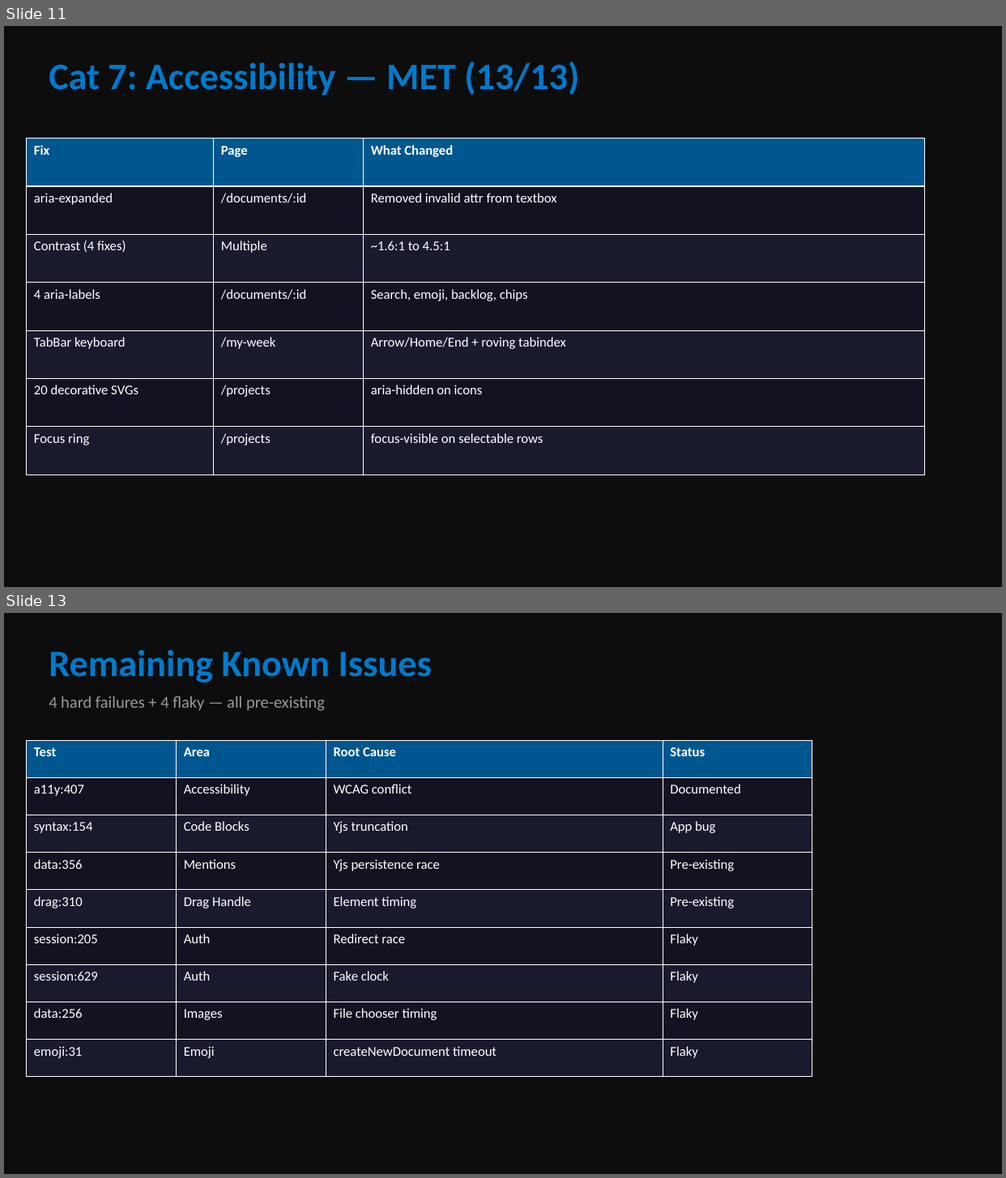
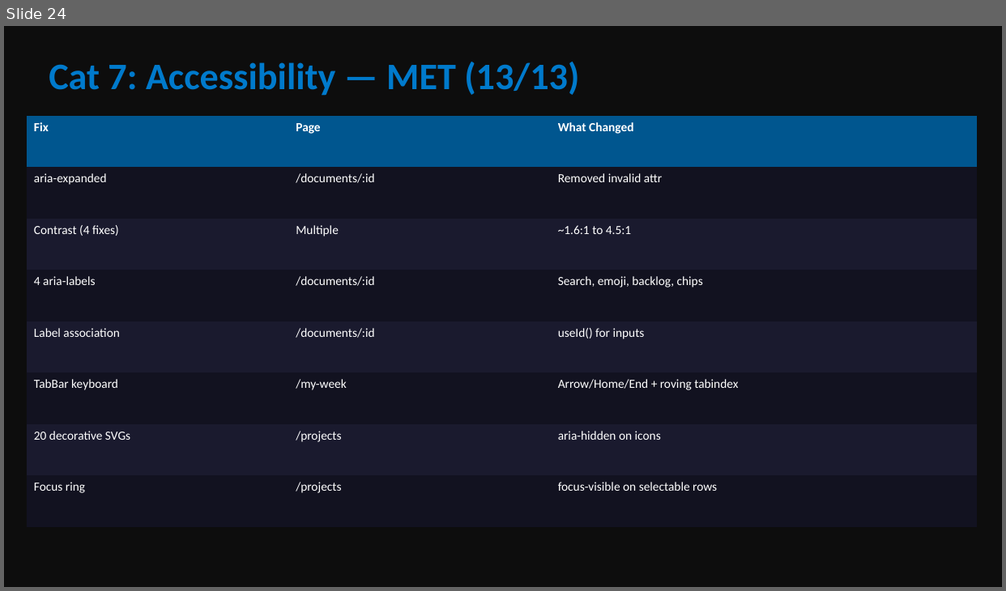
Before and after one commit to fsyeddev-a11y/ShipShape, a slide deck: docs/ShipShape-Final-Presentation.pptx. Shown one above the other, each under a label of ours: slides 11 and 13 before the commit, slide 24 after it; the slides between them are not shown. The pictures are 1006x1178 and 1006x591 pixels, drawn with LibreOffice and Linux fonts; fonts in the diff are those of the drawing. Boxes give left, top, right and bottom in pixels: in the first picture for what was removed or moved away, otherwise in the second. Text is boxed around its words. In the diff, an @@ line names an element or a change of style, - is before the commit and + after.

```diff
--- a/docs/ShipShape-Final-Presentation.pptx
+++ b/docs/ShipShape-Final-Presentation.pptx
@@ slide 13 removed at <box>4,613,1002,1174</box>, background #0D0D0D @@
@@ text removed at <box>49,649,432,683</box> @@
-Remaining Known Issues
@@ text removed at <box>49,696,325,711</box> @@
-4 hard failures + 4 flaky — all pre-existing
@@ table removed at <box>27,740,812,1077</box>, 9 rows, 4 columns @@
-Test | Area | Root Cause | Status
-a11y:407 | Accessibility | WCAG conflict | Documented
-syntax:154 | Code Blocks | Yjs truncation | App bug
-data:356 | Mentions | Yjs persistence race | Pre-existing
-drag:310 | Drag Handle | Element timing | Pre-existing
-session:205 | Auth | Redirect race | Flaky
-session:629 | Auth | Fake clock | Flaky
-data:256 | Images | File chooser timing | Flaky
-emoji:31 | Emoji | createNewDocument timeout | Flaky
@@ what was slide 11 is now slide 24 @@
@@ slide 24 changed as well @@
@@ table at <box>27,116,978,527</box> @@
-row 2, column 3: Removed invalid attr from textbox
+row 2, column 3: Removed invalid attr
+row 5: Label association | /documents/:id | useId() for inputs
@@ table: place and size @@
-table at <box>27,139,925,476</box>
+table at <box>27,116,978,527</box>
```
Also in this commit, not shown: 10 other slides changed, 21 slides added, 4 other slides removed, 4 other files.
